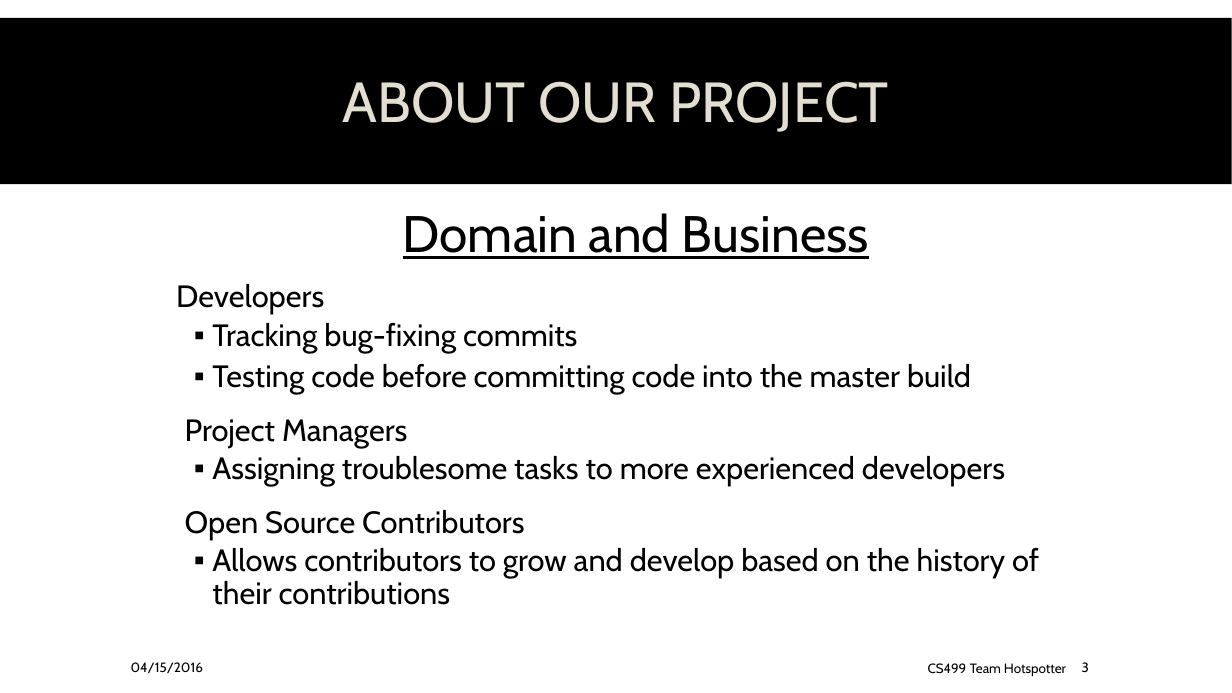
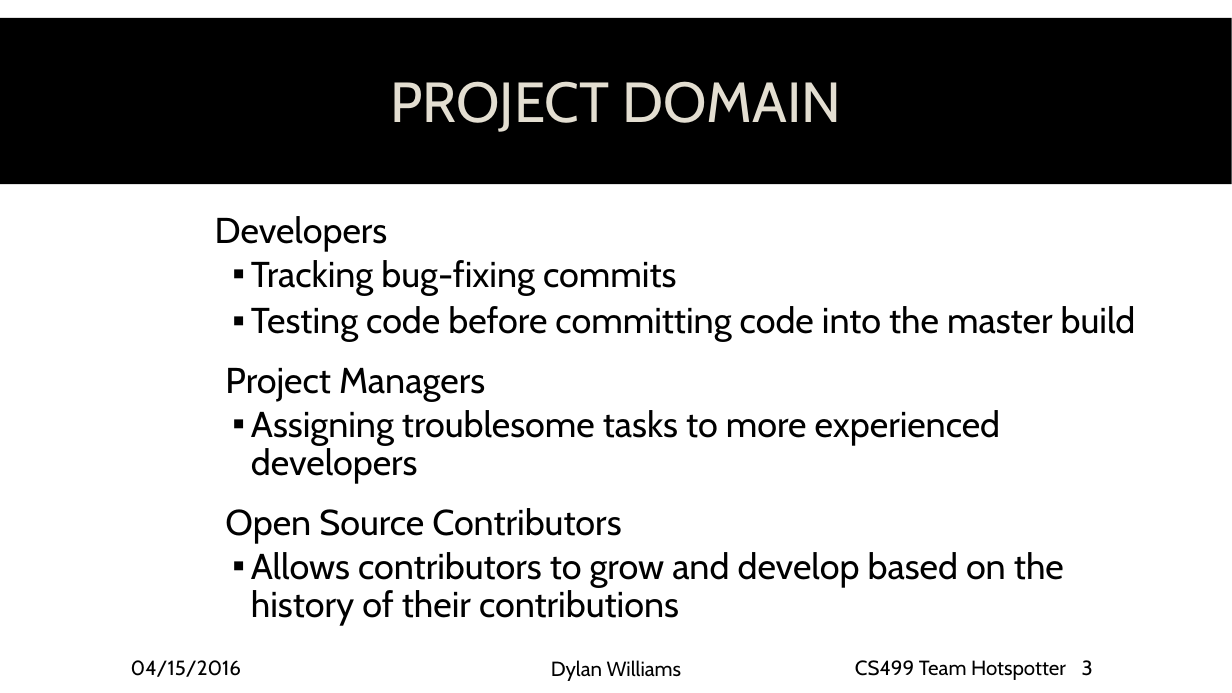
Before and after one commit to spesmit/hotspotter, a slide deck: slide 3 of Documentation/Presentations/CS499 Final Presentation.pptx. Drawn at 1232x693 pixels with LibreOffice and Linux fonts; fonts in the diff are those of the drawing; background and template pictures are left out. Boxes give left, top, right and bottom in pixels: in the first picture for what was removed or moved away, otherwise in the second. Text is boxed around its words. In the diff, an @@ line names an element or a change of style, - is before the commit and + after.

Commit message:
add names to slides and formatted everything per groups will

```diff
--- a/Documentation/Presentations/CS499 Final Presentation.pptx
+++ b/Documentation/Presentations/CS499 Final Presentation.pptx
@@ title at [390, 81, 842, 132]: text changed @@
-ABOUT OUR PROJECT
+PROJECT DOMAIN
@@ text "Developers": place and size @@
-text "Developers" at [176, 213, 1039, 605]
+text "Developers" at [215, 216, 1136, 626]
@@ text "Developers" at [215, 216, 1136, 626]: size 24 to 28 pt @@
@@ text at [403, 213, 869, 259]: paragraph removed @@
-Domain and Business
@@ size 10.5 to 16 pt in 3 elements at [131, 660, 241, 677], [855, 660, 1066, 680], [1082, 660, 1093, 676] @@
@@ text added at [551, 660, 681, 681], 16 pt, text #000000 @@
+Dylan Williams
```
Also in this commit, not shown: 12 other slides changed.
